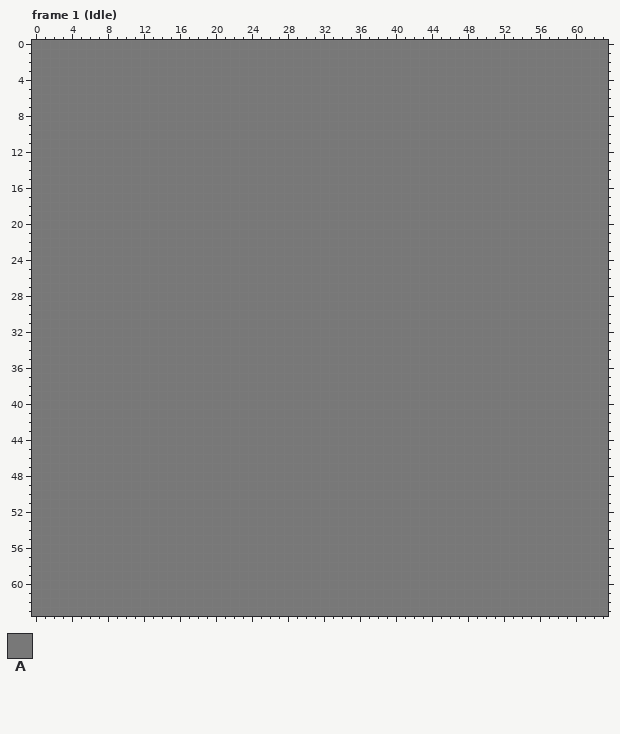
Pixel-art file: Workfiles/newCharacter.aseprite. The first picture shows the starting point.
64x64 pixels, 13 frames. Colours within 5 levels of each other are drawn and written as one. Shown: frame 1 (Idle). The commit also changed other frames, which this record leaves out.
Visible layers, top first: "Jacket", "Skin", "trousers", "shoes", "background".
Palette (. is transparent): A #787878
Pixels before, frame 1 (Idle) (only the part around the change), first column x 13:
 0 AAAAAAAAAAAAAAAAAAAAAAAAAAAAAAAAAAAA
 1 AAAAAAAAAAAAAAAAAAAAAAAAAAAAAAAAAAAA
 2 AAAAAAAAAAAAAAAAAAAAAAAAAAAAAAAAAAAA
 3 AAAAAAAAAAAAAAAAAAAAAAAAAAAAAAAAAAAA
 4 AAAAAAAAAAAAAAAAAAAAAAAAAAAAAAAAAAAA
 5 AAAAAAAAAAAAAAAAAAAAAAAAAAAAAAAAAAAA
 6 AAAAAAAAAAAAAAAAAAAAAAAAAAAAAAAAAAAA
 7 AAAAAAAAAAAAAAAAAAAAAAAAAAAAAAAAAAAA
 8 AAAAAAAAAAAAAAAAAAAAAAAAAAAAAAAAAAAA
 9 AAAAAAAAAAAAAAAAAAAAAAAAAAAAAAAAAAAA
10 AAAAAAAAAAAAAAAAAAAAAAAAAAAAAAAAAAAA
11 AAAAAAAAAAAAAAAAAAAAAAAAAAAAAAAAAAAA
12 AAAAAAAAAAAAAAAAAAAAAAAAAAAAAAAAAAAA
13 AAAAAAAAAAAAAAAAAAAAAAAAAAAAAAAAAAAA
14 AAAAAAAAAAAAAAAAAAAAAAAAAAAAAAAAAAAA
15 AAAAAAAAAAAAAAAAAAAAAAAAAAAAAAAAAAAA
16 AAAAAAAAAAAAAAAAAAAAAAAAAAAAAAAAAAAA
17 AAAAAAAAAAAAAAAAAAAAAAAAAAAAAAAAAAAA
18 AAAAAAAAAAAAAAAAAAAAAAAAAAAAAAAAAAAA
19 AAAAAAAAAAAAAAAAAAAAAAAAAAAAAAAAAAAA
20 AAAAAAAAAAAAAAAAAAAAAAAAAAAAAAAAAAAA
21 AAAAAAAAAAAAAAAAAAAAAAAAAAAAAAAAAAAA
22 AAAAAAAAAAAAAAAAAAAAAAAAAAAAAAAAAAAA
23 AAAAAAAAAAAAAAAAAAAAAAAAAAAAAAAAAAAA
24 AAAAAAAAAAAAAAAAAAAAAAAAAAAAAAAAAAAA
25 AAAAAAAAAAAAAAAAAAAAAAAAAAAAAAAAAAAA
26 AAAAAAAAAAAAAAAAAAAAAAAAAAAAAAAAAAAA
27 AAAAAAAAAAAAAAAAAAAAAAAAAAAAAAAAAAAA
28 AAAAAAAAAAAAAAAAAAAAAAAAAAAAAAAAAAAA
29 AAAAAAAAAAAAAAAAAAAAAAAAAAAAAAAAAAAA
30 AAAAAAAAAAAAAAAAAAAAAAAAAAAAAAAAAAAA
31 AAAAAAAAAAAAAAAAAAAAAAAAAAAAAAAAAAAA
32 AAAAAAAAAAAAAAAAAAAAAAAAAAAAAAAAAAAA
33 AAAAAAAAAAAAAAAAAAAAAAAAAAAAAAAAAAAA
34 AAAAAAAAAAAAAAAAAAAAAAAAAAAAAAAAAAAA
35 AAAAAAAAAAAAAAAAAAAAAAAAAAAAAAAAAAAA
36 AAAAAAAAAAAAAAAAAAAAAAAAAAAAAAAAAAAA
37 AAAAAAAAAAAAAAAAAAAAAAAAAAAAAAAAAAAA
38 AAAAAAAAAAAAAAAAAAAAAAAAAAAAAAAAAAAA
39 AAAAAAAAAAAAAAAAAAAAAAAAAAAAAAAAAAAA
40 AAAAAAAAAAAAAAAAAAAAAAAAAAAAAAAAAAAA
41 AAAAAAAAAAAAAAAAAAAAAAAAAAAAAAAAAAAA
42 AAAAAAAAAAAAAAAAAAAAAAAAAAAAAAAAAAAA
43 AAAAAAAAAAAAAAAAAAAAAAAAAAAAAAAAAAAA
44 AAAAAAAAAAAAAAAAAAAAAAAAAAAAAAAAAAAA
45 AAAAAAAAAAAAAAAAAAAAAAAAAAAAAAAAAAAA
46 AAAAAAAAAAAAAAAAAAAAAAAAAAAAAAAAAAAA
47 AAAAAAAAAAAAAAAAAAAAAAAAAAAAAAAAAAAA
48 AAAAAAAAAAAAAAAAAAAAAAAAAAAAAAAAAAAA
49 AAAAAAAAAAAAAAAAAAAAAAAAAAAAAAAAAAAA
50 AAAAAAAAAAAAAAAAAAAAAAAAAAAAAAAAAAAA
51 AAAAAAAAAAAAAAAAAAAAAAAAAAAAAAAAAAAA
52 AAAAAAAAAAAAAAAAAAAAAAAAAAAAAAAAAAAA
53 AAAAAAAAAAAAAAAAAAAAAAAAAAAAAAAAAAAA
54 AAAAAAAAAAAAAAAAAAAAAAAAAAAAAAAAAAAA
55 AAAAAAAAAAAAAAAAAAAAAAAAAAAAAAAAAAAA
56 AAAAAAAAAAAAAAAAAAAAAAAAAAAAAAAAAAAA
57 AAAAAAAAAAAAAAAAAAAAAAAAAAAAAAAAAAAA
58 AAAAAAAAAAAAAAAAAAAAAAAAAAAAAAAAAAAA
59 AAAAAAAAAAAAAAAAAAAAAAAAAAAAAAAAAAAA
60 AAAAAAAAAAAAAAAAAAAAAAAAAAAAAAAAAAAA
61 AAAAAAAAAAAAAAAAAAAAAAAAAAAAAAAAAAAA
62 AAAAAAAAAAAAAAAAAAAAAAAAAAAAAAAAAAAA
63 AAAAAAAAAAAAAAAAAAAAAAAAAAAAAAAAAAAA
The result:
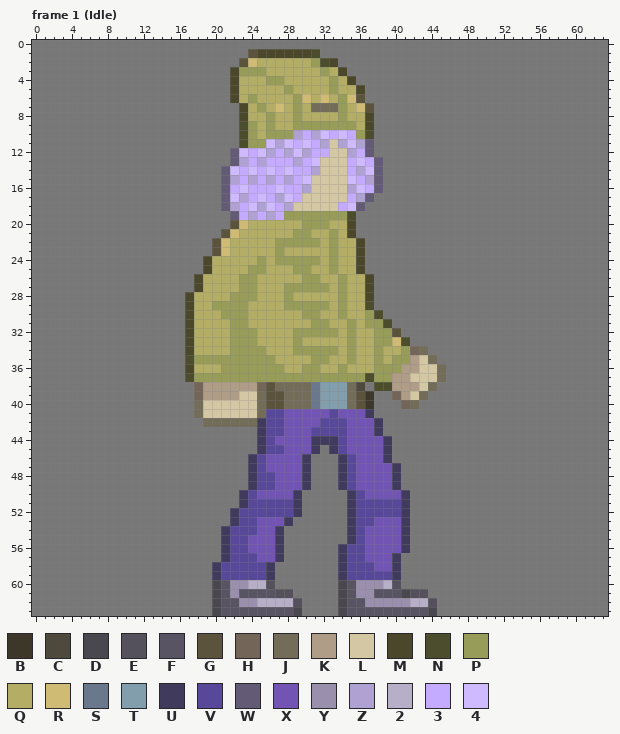
Colours new in this view: B #3d3729  C #4d4a3d  D #4a484f  E #54515c  F #595463  G #5c533d  H #736658  J #736c58  K #b09d87  L #d4c7a3  M #4a472a  N #4b4d2c  P #989c59  Q #b3ad66  R #cfbb74  S #69788c  T #829ead  U #403a5c  V #574899  W #635b75  X #7154b3  Y #9a90ad  Z #afa1d1  2 #b7afc7  3 #c5abff  4 #cfbaff
Edits made:
layer "newPosition" now shown
Changed rows in their new state; - is an unchanged pixel.
Frame 1 (Idle), layer "newPosition":
first column x 17:
 1 -------GMMMMMMN--------------
 2 ------GRQQQQQQPNM------------
 3 -----MPPPQQQQQQPQM-----------
 4 -----MQQQPPQQQQQPQM----------
 5 -----MQQQQQPQQQQPQQM---------
 6 -----MQPQQQQPRQRQPRG---------
 7 ------MQPQRQPQJJJPQRG--------
 8 ------MQQPQQPQQQQPQQM--------
 9 ------NPQPQQPPPPPPPQM--------
10 ------NPQPPPZ3Z4343PN--------
11 ------NPP4Z4343ZLZ4ZW--------
12 -----W434Z3Z4Z33LLZ3W--------
13 -----WZ3Z333Z34LLL343W-------
14 ----W434343433ZLLL3Z4W-------
15 ----WZ3Z3Z3Z34LLLL43ZW-------
16 ----W34333433ZLLLLZ43W-------
17 ----W4Z343Z43LLLLL3ZW--------
18 ----WZ34Z43ZLLLLL34W---------
19 -----W3Z3Z3PPPPPPPN----------
20 -----GRQQQQQQPPPQQM----------
21 ----GRQQQQQQPPQQPQM----------
22 ---GRQQQQQPPPPPQPQQM---------
23 ---GRQQQQQPQQQQQPQQM---------
24 --MQQQQQPQPPPPPQPQQM---------
25 --MQQQQPPQQQPPQQPQQM---------
26 -MQQQQPPQQQQQPPQQPQQM--------
27 -MQQQQPPQQQPPPPPQPQQM--------
28 MQQQQPPPQQQPQQQQQPQQM--------
29 MQQPPPPQQQQPPPPPQPQQN--------
30 MQQQPPPQQQQQQPPQQPQQPN-------
31 MQQQQPPQQQQQQQPPQQPQPPN------
32 MQQQQPPPQQQQPPPPPQPQQPPG-----
33 MQQQQPPPQQQQPQQQQQPQQPPRN----
34 MQQQQPPPPQQQPPPPPQPQQPQQPHJ--
35 NPPPPPPPPPQQQQPPQQPQQPQPPKLJ-
36 MQQQPPPPPPPQQPPQQPQQQPPPKKLLJ
37 NPPPPPPPPPPPPPPPPPPPNPPKKLLLJ
38 -HKKKKKKHGJJJJSTTTJC-NNKKKLJ-
39 -HKKKKLLJGGJJJSTTTJGB--HKLJ--
40 -JLLLLLLJGGJJJSTTTJGB---HJ---
41 -JLLLLLLJVVXXXXXVXXXU--------
42 --JJJJJJUVVXXXXVVVXXXU-------
43 --------UVVXXXVVVVXXXU-------
44 --------UVXXXXUUUVXXXXU------
45 --------UVVXXXU-UVXXXXU------
46 -------UVXXXXU---UVXXXU------
47 -------UVXXXXU---UVXXXXU-----
48 -------UVVXXXU---UVXXXXU-----
49 -------UVVXXXU---UVXXXXU-----
50 ------UVXXXXU-----UVXXXXU----
51 ------UVVVVVU-----UVVVVVU----
52 -----UVVVVVVU-----UVVVVVU----
53 -----UVVXXXU------UVVXXXU----
54 ----UVVVXXU-------UVXXXXU----
55 ----UVVXXXU-------UVXXXXU----
56 ----UVVXXXU------UVVXXXXU----
57 ----UVVVXXU------UVVXXXU-----
58 ---UVVVVVU-------UVVVXXU-----
59 ---UVVVVVU-------UVVVVVU-----
60 ---DFYY22E-------DFYYY2E-----
61 ---DFYFFFFEE-----DFYYFFFDEE--
62 ---DFFYY2222E----DFFYYYYY22E-
63 ---DFFFFFFFFD----DFFFFFFFFFD-
Pixel boxes of the changes (left, top, right, bottom) in both pictures:
changed: (185, 49, 446, 616)
